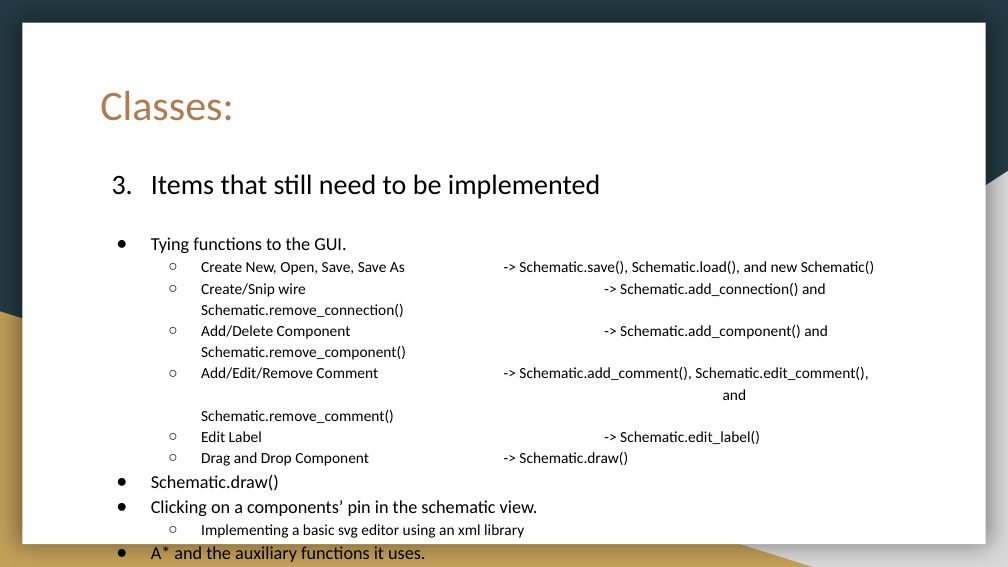
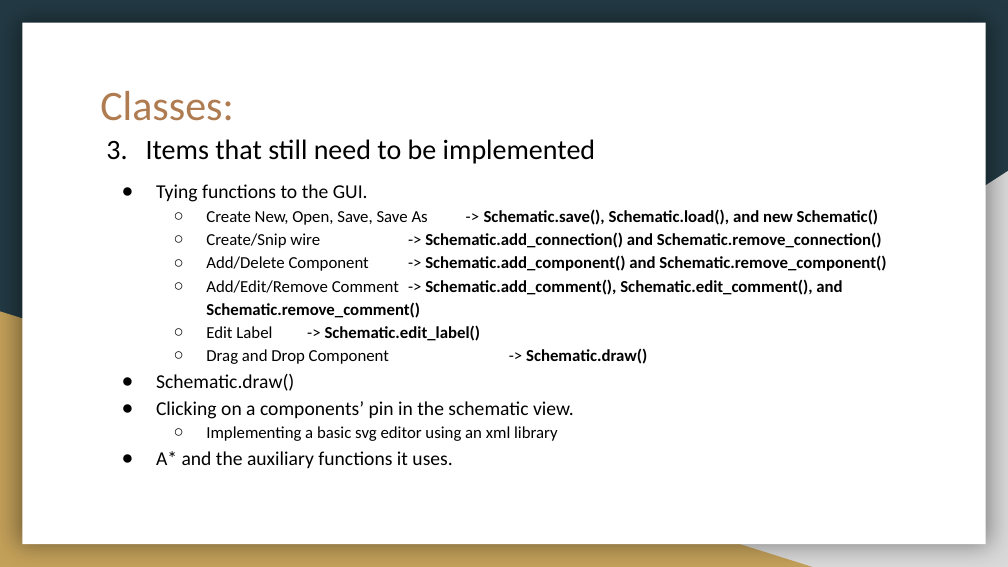
Before and after one commit to CinnaKenToast/Circuit-Board-Designer, a slide deck: slide 18 of Documents/Circuit Designer Update.pptx. Drawn at 1008x567 pixels with LibreOffice and Linux fonts; fonts in the diff are those of the drawing. Boxes give left, top, right and bottom in pixels: in the first picture for what was removed or moved away, otherwise in the second. Text is boxed around its words. In the diff, an @@ line names an element or a change of style, - is before the commit and + after.

```diff
--- a/Documents/Circuit Designer Update.pptx
+++ b/Documents/Circuit Designer Update.pptx
@@ title "Items that still need to ...": place and size @@
-title "Items that still need to ..." at [151, 174, 601, 199]
+title "Items that still need to ..." at [146, 139, 596, 164]
@@ text "Tying functions to the GUI.": place and size @@
-text "Tying functions to the GUI." at [151, 237, 868, 562]
+text "Tying functions to the GUI." at [156, 184, 886, 468]
@@ text "Tying functions to the GUI." at [156, 184, 886, 468]: size 13 to 14 pt in "Tying functions to the GUI.", "Schematic.draw()", "Clicking on a components’ pin in the ...", "A* and the auxiliary functions it uses."; size 11 to 12 pt in "Create New, Open, Save, Save As -> ...", "Create/Snip wire -> Schematic.add_connection() and Schematic ...", "Add/Delete Component -> Schematic.add_component() and Schema ...", "Add/Edit/Remove Comment -> Schematic.add_comment(), Schemati ..." and 3 more places; bold on in "Schematic.save(), Schematic.load(), and new Schematic()", "Schematic.add_connection() and Schematic.remove_connection()", "Schematic.add_component() and Schematic.remove_component()", "Schematic.add_comment(), Schematic.edit_comment(), and Schem ..." and 2 more places @@
```
Also in this commit, not shown: 4 other slides changed.
